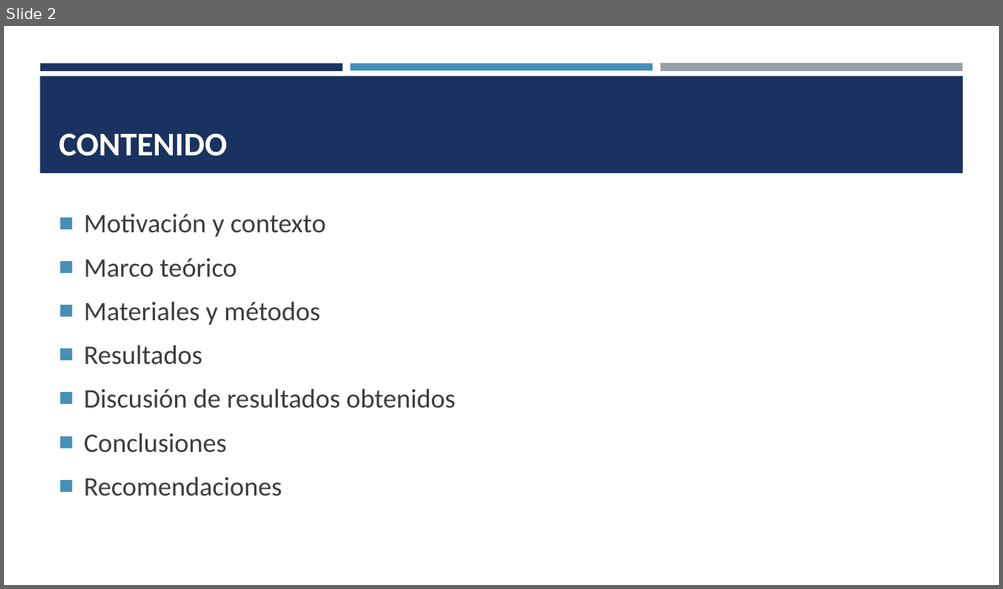
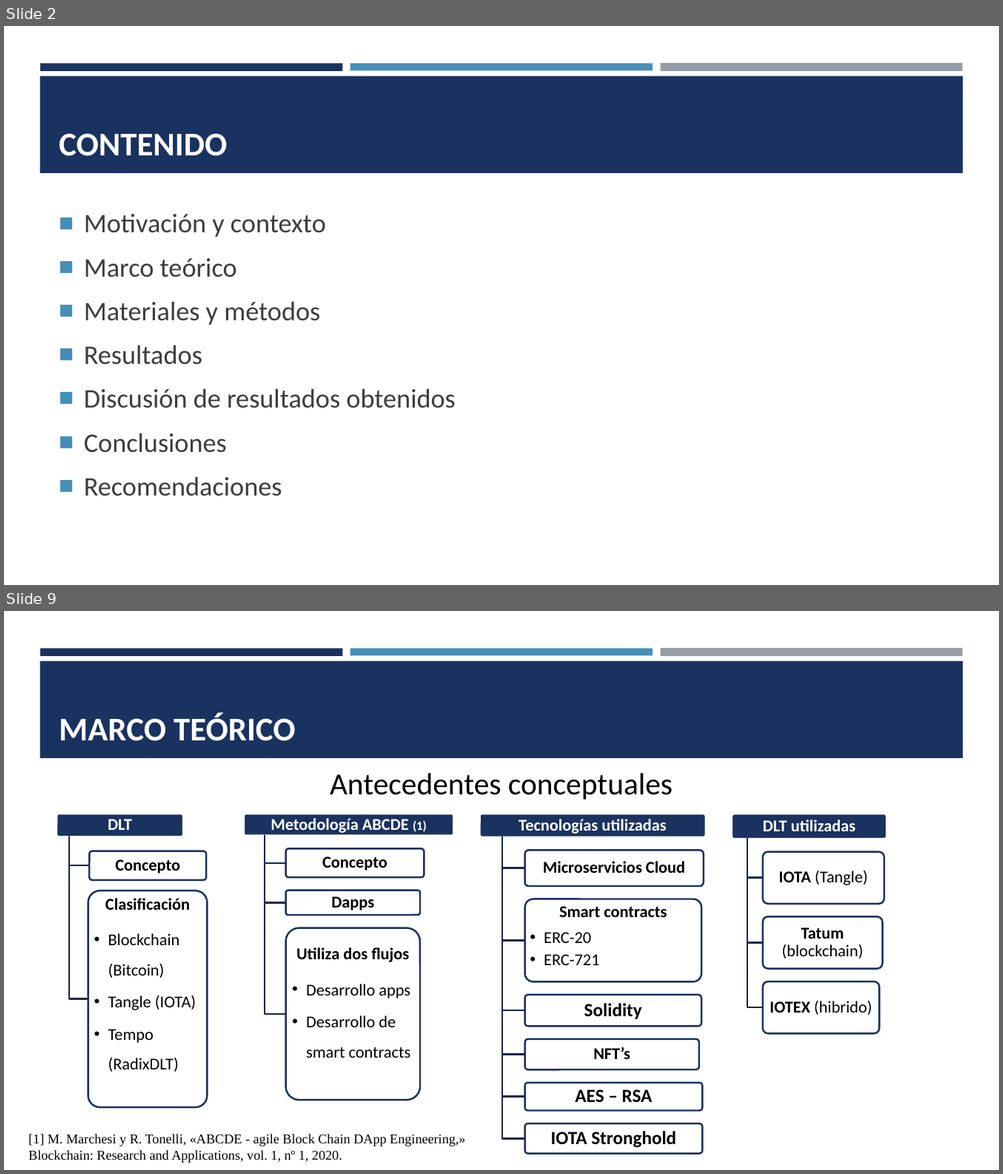
Before and after one commit to jfnando3030/Maestria-de-Sofware, a slide deck: Tesis/Diapositivas tesis.pptx. Shown one above the other, each under a label of ours: slide 2 before the commit, slides 2 and 9 after it; the slides between them are not shown. The pictures are 1003x589 and 1003x1174 pixels, drawn with LibreOffice and Linux fonts; fonts in the diff are those of the drawing. Boxes give left, top, right and bottom in pixels: in the first picture for what was removed or moved away, otherwise in the second. Text is boxed around its words. In the diff, an @@ line names an element or a change of style, - is before the commit and + after.

```diff
--- a/Tesis/Diapositivas tesis.pptx
+++ b/Tesis/Diapositivas tesis.pptx
@@ slide 9 added at (4,611,999,1170), background #FFFFFF; not listed: 4 template elements that a slide beside it also shows @@
@@ title added at (59,712,295,741), 32 pt, text #FFFFFF, bold @@
+MARCO TEÓRICO
@@ text added at (330,773,672,800), 29.6 pt, text #000000 @@
+Antecedentes conceptuales
@@ group added at (57,814,887,1154): 18 rounded rectangles, 18 texts, 14 freeform shapes @@
+DLT
+Concepto
+Clasificación
+  • Blockchain (Bitcoin)
+  • Tangle (IOTA)
+  • Tempo (RadixDLT)
+Metodología ABCDE (1)
+Concepto
+Dapps
+Utiliza dos flujos
+  • Desarrollo apps
+  • Desarrollo de smart contracts
+Tecnologías utilizadas
+Microservicios Cloud
+Smart contracts
+  • ERC-20
+  • ERC-721
+Solidity
+NFT’s
+AES – RSA
+IOTA Stronghold
+DLT utilizadas
+IOTA (Tangle)
+Tatum (blockchain)
+IOTEX (hibrido)
@@ text added at (28,1134,465,1163), 12.9 pt, text #000000 @@
+[1] M. Marchesi y R. Tonelli, «ABCDE - agile Block Chain DApp Engineering,» Blockchain: Research and Applications, vol. 1, nº 1, 2020.
```
Also in this commit, not shown: 6 slides changed, 6 other slides added, 2 other files.
